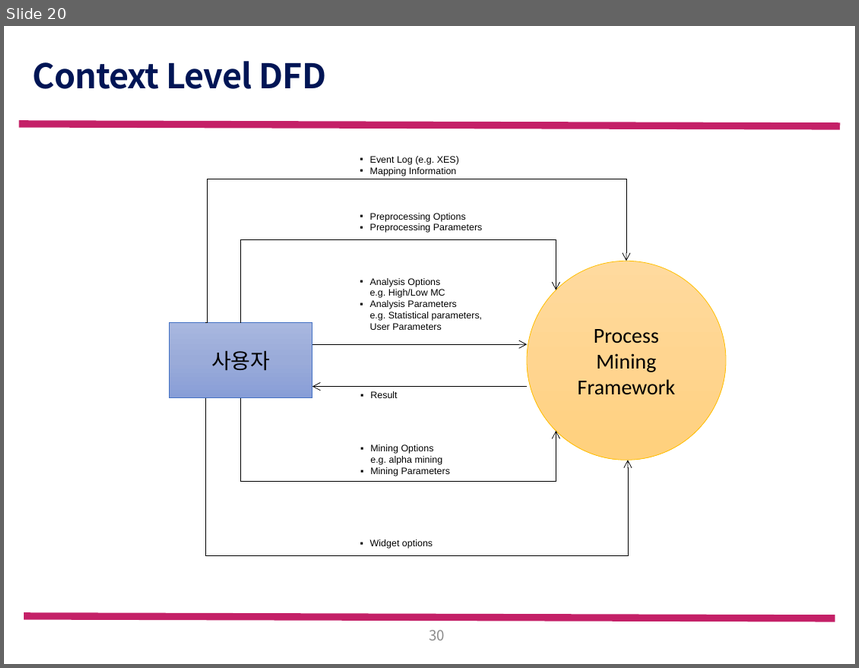
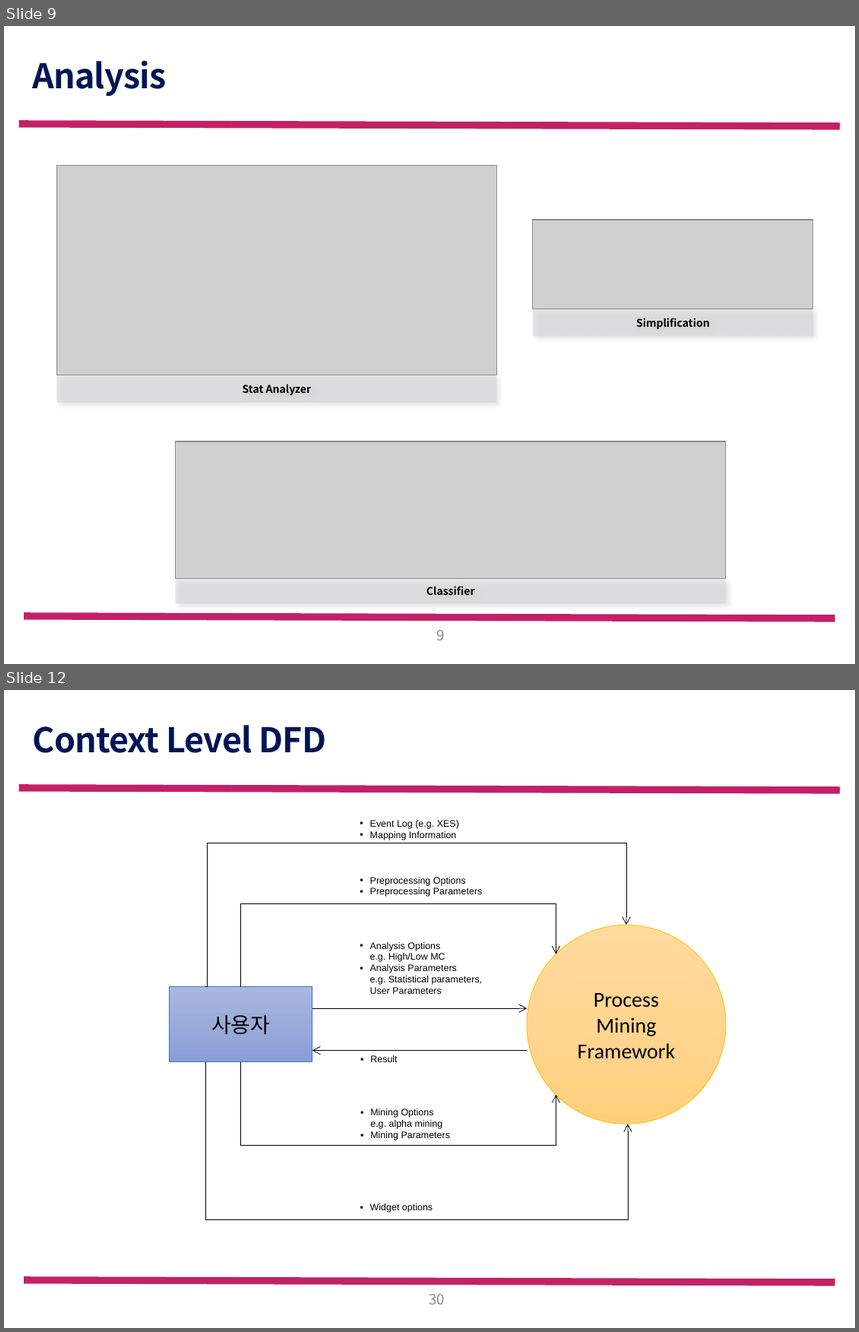
Before and after one commit to amaraletitia/pm19, a slide deck: 설계 자료/FW_system_architecture.pptx. Shown one above the other, each under a label of ours: slide 20 before the commit, slides 9 and 12 after it; the slides between them are not shown. The pictures are 859x668 and 859x1332 pixels, drawn with LibreOffice and Linux fonts; fonts in the diff are those of the drawing; grey boxes stand for pictures; background and template pictures are left out. Boxes give left, top, right and bottom in pixels: in the first picture for what was removed or moved away, otherwise in the second. Text is boxed around its words. In the diff, an @@ line names an element or a change of style, - is before the commit and + after.

```diff
--- a/설계 자료/FW_system_architecture.pptx
+++ b/설계 자료/FW_system_architecture.pptx
@@ slide 9 added at <box>4,26,855,664</box>, background #FFFFFF; not listed: 2 template elements that a slide beside it also shows @@
@@ title added at <box>32,60,166,96</box>, 28.8 pt, text #001555, bold @@
+Analysis
@@ picture added at <box>56,166,496,376</box> @@
@@ picture added at <box>533,220,813,309</box> @@
@@ rectangle added at <box>533,309,813,336</box>, fill #D2D3D5 at 50% opacity, 9 pt, text #000000, bold @@
+Simplification
@@ rectangle added at <box>56,375,496,402</box>, fill #D2D3D5 at 50% opacity, 9 pt, text #000000, bold @@
+Stat Analyzer
@@ picture added at <box>175,442,726,579</box> @@
@@ rectangle added at <box>175,579,726,604</box>, fill #D2D3D5 at 50% opacity, 9 pt, text #000000, bold @@
+Classifier
@@ page number added at <box>437,630,445,641</box>, 12 pt, text #8C8C8C @@
+9
@@ what was slide 20 is now slide 12 @@
```
Also in this commit, not shown: 3 slides changed, 5 other slides added, 14 slides removed.
